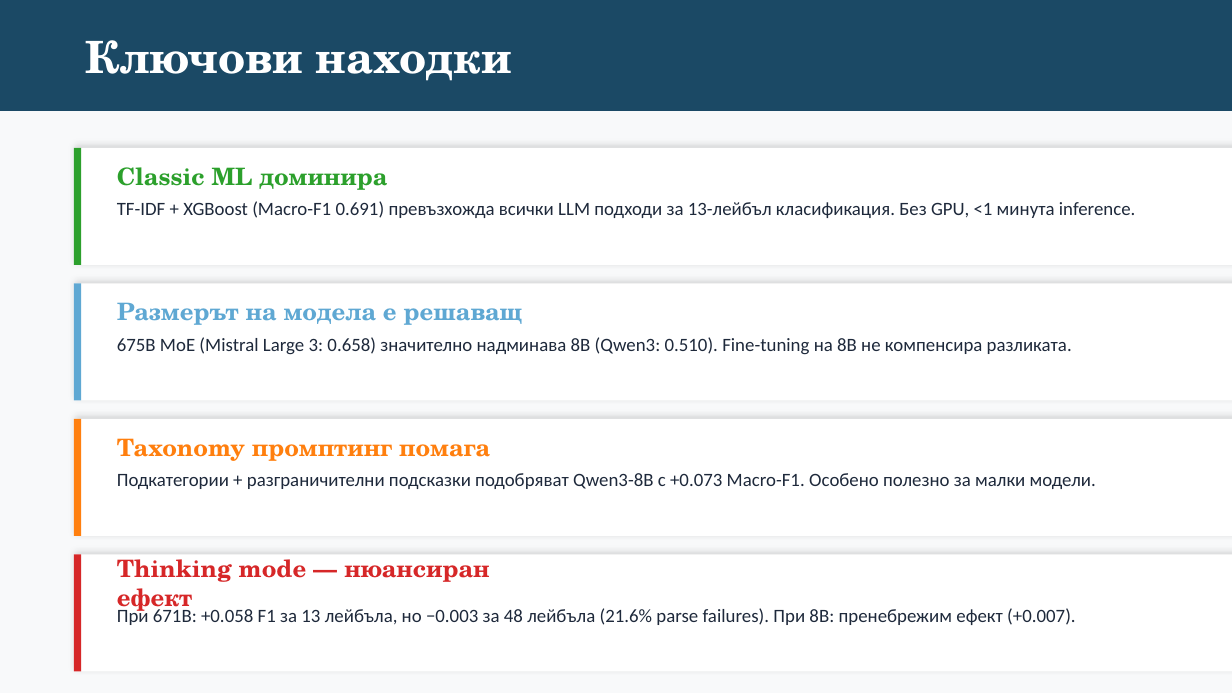
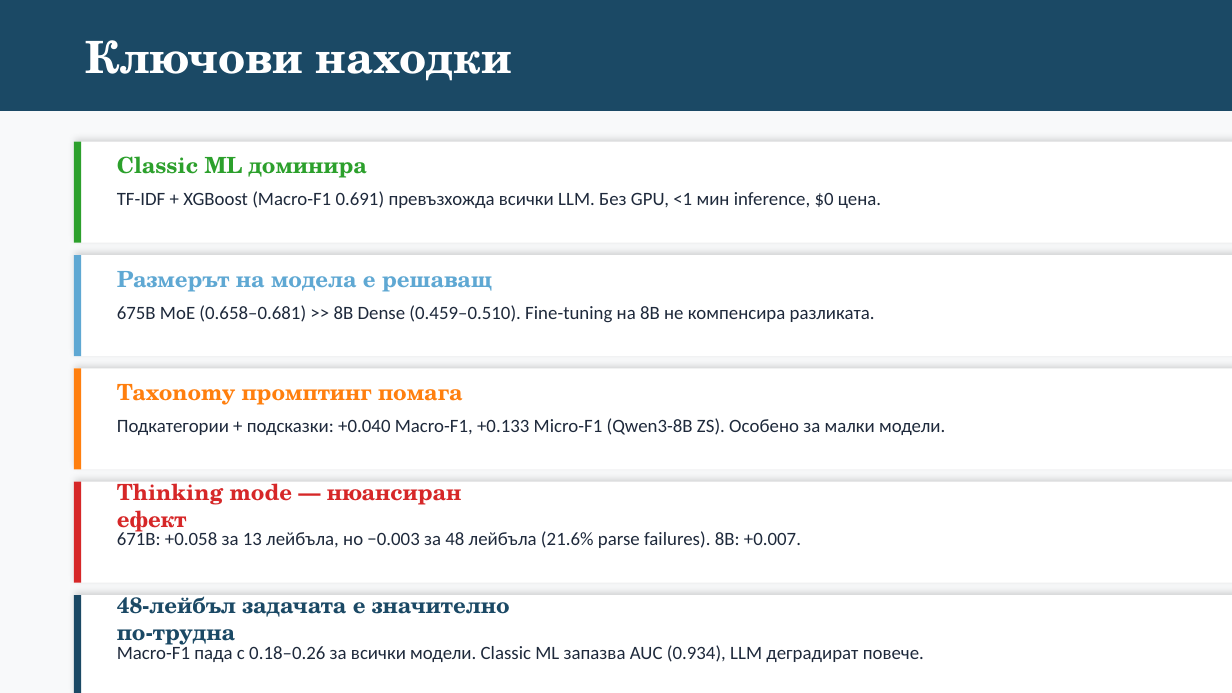
Before and after one commit to rashevzarko-crypto/NBU-ASRS, a slide deck: slide 19 of defense_presentation.pptx (slide 11 before the commit). Drawn at 1232x693 pixels with LibreOffice and Linux fonts; fonts in the diff are those of the drawing. Boxes give left, top, right and bottom in pixels: in the first picture for what was removed or moved away, otherwise in the second. Text is boxed around its words. In the diff, an @@ line names an element or a change of style, - is before the commit and + after.

Commit message:
Rewrite defense presentations (12 → 20 slides) for 15-20 min defense
Add 8 new methodology/results/analysis slides:
- Multi-label explained, Classic ML pipeline, LLM architecture
- QLoRA fine-tuning, prompt engineering, Classic ML results
- Zero-shot results, few-shot + fine-tuning, subcategory results
- Why Classic ML wins

Title slide adds Ф№ F98363, advisor доц. д-р Стоян Мишев.
Embed 7 figures (2 new: classic_ml_f1_barchart, fig_parent_vs_sub).
PPTX: ~1200 lines, HTML: ~830 lines of slide content.

```diff
--- a/defense_presentation.pptx
+++ b/defense_presentation.pptx
@@ rectangle: place and size @@
-rectangle at (74, 148, 1232, 265)
+rectangle at (74, 142, 1232, 243)
@@ rectangle: place and size @@
-rectangle at (74, 148, 81, 265)
+rectangle at (74, 142, 81, 243)
@@ text "Classic ML доминира": place and size @@
-text "Classic ML доминира" at (117, 167, 388, 190)
+text "Classic ML доминира" at (117, 156, 367, 178)
@@ text at (117, 191, 881, 208): text changed @@
-TF-IDF + XGBoost (Macro-F1 0.691) превъзхожда всички LLM подходи за 13-лейбъл класификация. Без GPU, <1 минута inference.
+TF-IDF + XGBoost (Macro-F1 0.691) превъзхожда всички LLM. Без GPU, <1 мин inference, $0 цена.
@@ rectangle: place and size @@
-rectangle at (74, 283, 1232, 400)
+rectangle at (74, 255, 1232, 356)
@@ rectangle: place and size @@
-rectangle at (74, 283, 81, 400)
+rectangle at (74, 255, 81, 356)
@@ text "Размерът на модела е решаващ": place and size @@
-text "Размерът на модела е решаващ" at (117, 302, 523, 325)
+text "Размерът на модела е решаващ" at (117, 271, 492, 292)
@@ text at (117, 305, 875, 323): text changed @@
-675B MoE (Mistral Large 3: 0.658) значително надминава 8B (Qwen3: 0.510). Fine-tuning на 8B не компенсира разликата.
+675B MoE (0.658–0.681) >> 8B Dense (0.459–0.510). Fine-tuning на 8B не компенсира разликата.
@@ rectangle: place and size @@
-rectangle at (74, 419, 1232, 536)
+rectangle at (74, 368, 1232, 469)
@@ rectangle: place and size @@
-rectangle at (74, 419, 81, 536)
+rectangle at (74, 368, 81, 469)
@@ text "Taxonomy промптинг помага": place and size @@
-text "Taxonomy промптинг помага" at (117, 438, 490, 461)
+text "Taxonomy промптинг помага" at (117, 384, 463, 405)
@@ text at (117, 418, 945, 435): text changed @@
-Подкатегории + разграничителни подсказки подобряват Qwen3-8B с +0.073 Macro-F1. Особено полезно за малки модели.
+Подкатегории + подсказки: +0.040 Macro-F1, +0.133 Micro-F1 (Qwen3-8B ZS). Особено за малки модели.
@@ proportions changed in 4 elements at (74, 142, 1232, 243), (74, 255, 1232, 356), (74, 368, 1232, 469), (74, 482, 1232, 583) @@
@@ rectangle: place and size @@
-rectangle at (74, 554, 1232, 671)
+rectangle at (74, 482, 1232, 583)
@@ rectangle: place and size @@
-rectangle at (74, 554, 81, 671)
+rectangle at (74, 482, 81, 583)
@@ size 14 to 13 pt in 4 elements at (117, 156, 367, 178), (117, 271, 492, 292), (117, 384, 463, 405), (117, 483, 462, 534) @@
@@ text "Thinking mode — нюансиран ефект": place and size @@
-text "Thinking mode — нюансиран ефект" at (117, 559, 489, 614)
+text "Thinking mode — нюансиран ефект" at (117, 483, 462, 534)
@@ text at (117, 530, 801, 548): text changed @@
-При 671B: +0.058 F1 за 13 лейбъла, но −0.003 за 48 лейбъла (21.6% parse failures). При 8B: пренебрежим ефект (+0.007).
+671B: +0.058 за 13 лейбъла, но −0.003 за 48 лейбъла (21.6% parse failures). 8B: +0.007.
@@ rectangle added at (74, 595, 1232, 693), fill #FFFFFF @@
@@ rectangle added at (74, 595, 81, 693), fill #1B4965 @@
@@ text added at (117, 596, 510, 648), 13 pt, text #1B4965, bold @@
+48-лейбъл задачата е значително по-трудна
@@ text added at (117, 643, 924, 662), 11 pt, text #1E293B @@
+Macro-F1 пада с 0.18–0.26 за всички модели. Classic ML запазва AUC (0.934), LLM деградират повече.
```
Also in this commit, not shown: 6 other slides changed, 13 slides added, 5 slides removed, 4 other files.
